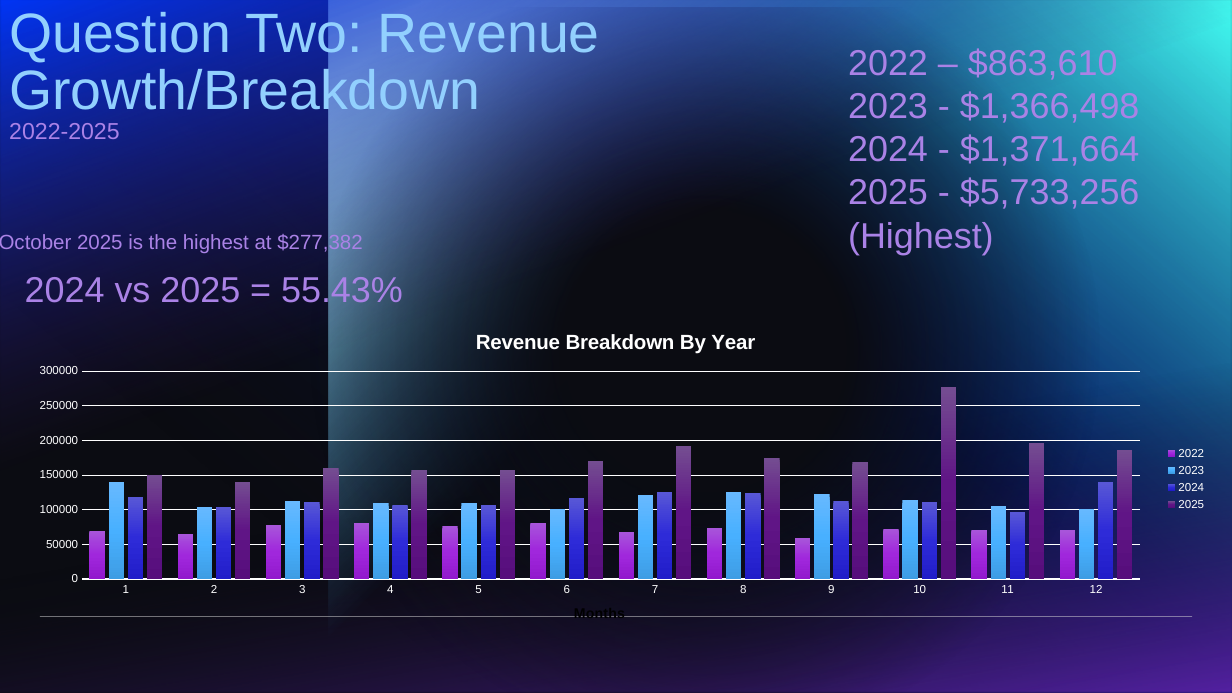
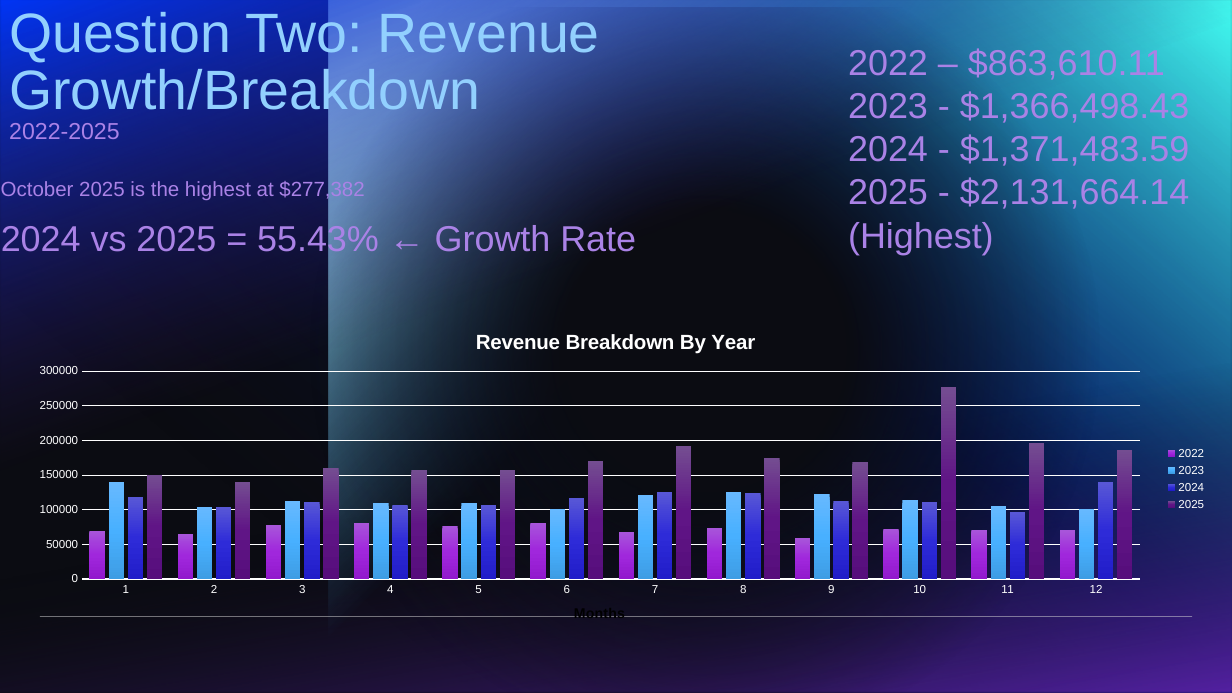
Before and after one commit to AmaiyahY/Capstone_1, a slide deck: slide 3 of Young_Capstone_Presentation.pptx. Drawn at 1232x693 pixels with LibreOffice and Linux fonts; fonts in the diff are those of the drawing. Boxes give left, top, right and bottom in pixels: in the first picture for what was removed or moved away, otherwise in the second. Text is boxed around its words. In the diff, an @@ line names an element or a change of style, - is before the commit and + after.

```diff
--- a/Young_Capstone_Presentation.pptx
+++ b/Young_Capstone_Presentation.pptx
@@ text at box(848, 47, 1190, 255): text changed @@
-2022 – $863,610
-2023 - $1,366,498
-2024 - $1,371,664
-2025 - $5,733,256 (Highest)
+2022 – $863,610.11
+2023 - $1,366,498.43
+2024 - $1,371,483.59
+2025 - $2,131,664.14 (Highest)
@@ text "October 2025 is the highest ...": place and size @@
-text "October 2025 is the highest ..." at box(0, 233, 362, 254)
+text "October 2025 is the highest ..." at box(1, 180, 364, 201)
@@ text at box(1, 223, 636, 258): text changed @@
-2024 vs 2025 = 55.43%
+2024 vs 2025 = 55.43% ← Growth Rate
```
Also in this commit, not shown: 1 other slide changed, 1 other file.
